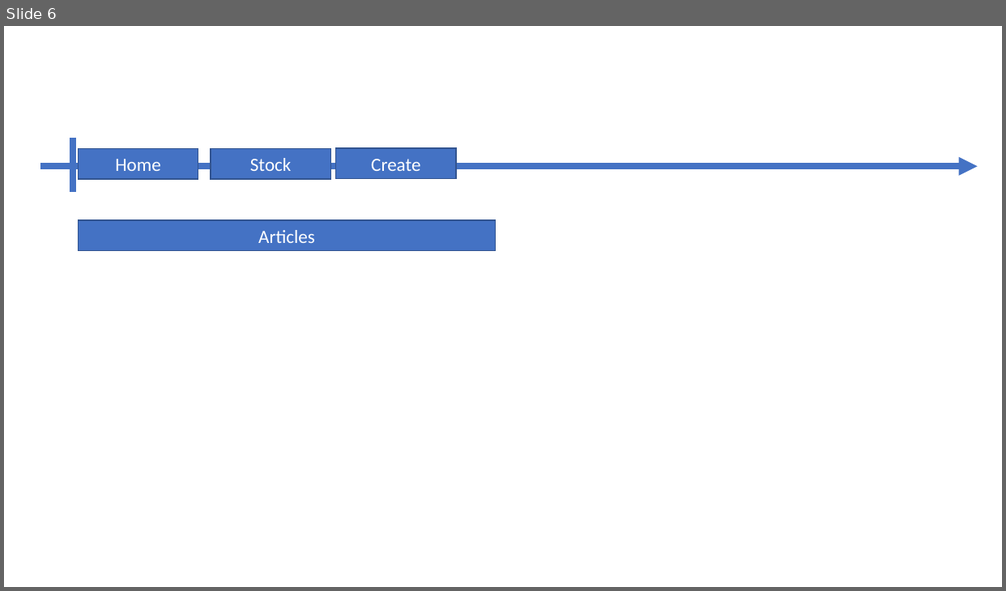
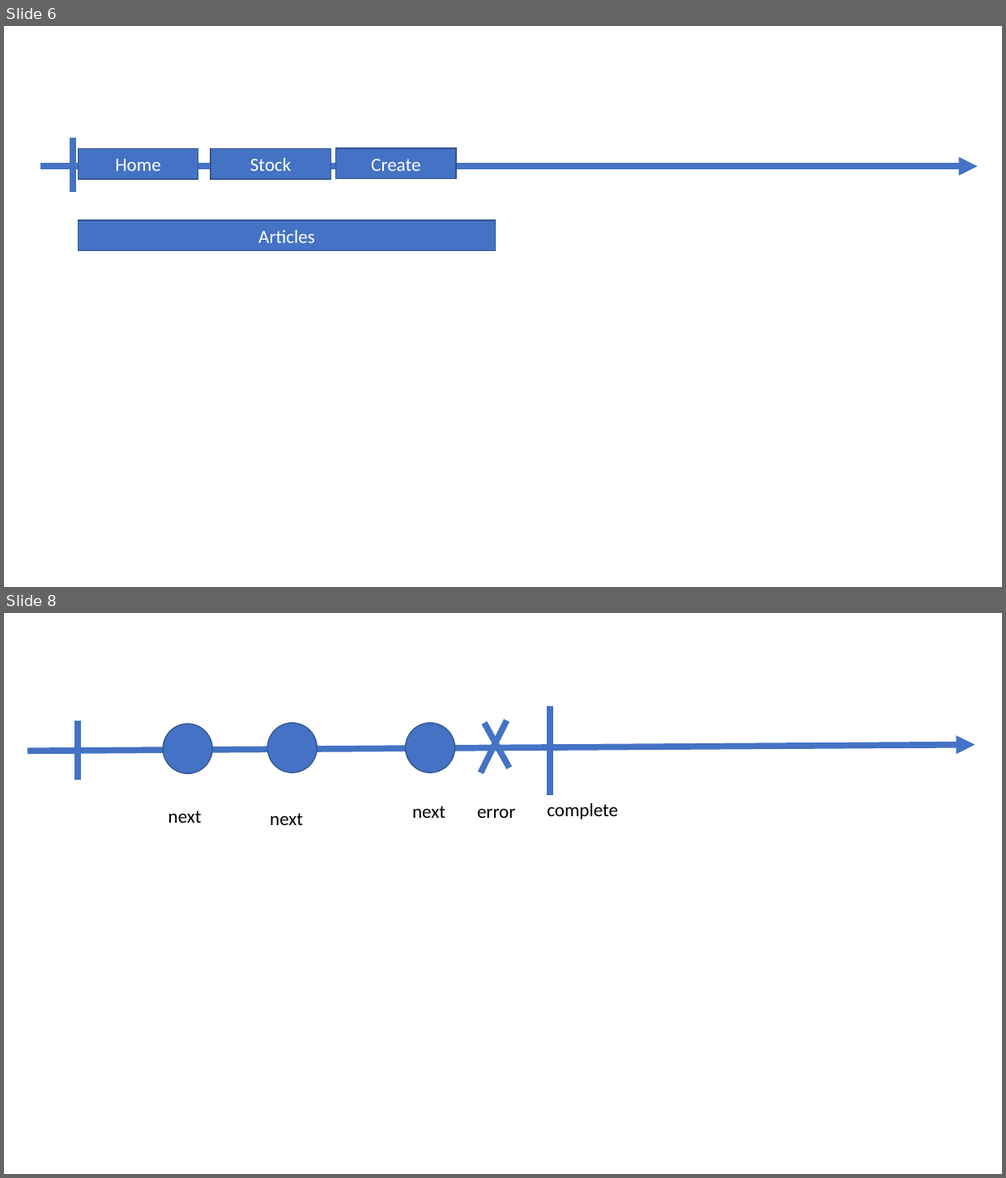
Before and after one commit to jlg-formation/njs-dec-2020, a slide deck: notes.pptx. Shown one above the other, each under a label of ours: slide 6 before the commit, slides 6 and 8 after it; the slides between them are not shown. The pictures are 1006x591 and 1006x1178 pixels, drawn with LibreOffice and Linux fonts; fonts in the diff are those of the drawing. Boxes give left, top, right and bottom in pixels: in the first picture for what was removed or moved away, otherwise in the second. Text is boxed around its words. In the diff, an @@ line names an element or a change of style, - is before the commit and + after.

```diff
--- a/notes.pptx
+++ b/notes.pptx
@@ slide 8 added at <box>4,613,1002,1174</box>, background #FFFFFF @@
@@ line added from (550, 707) to (550, 795), #4472C4 6 pt @@
@@ line added from (78, 721) to (78, 780), #4472C4 6 pt @@
@@ ellipse added at <box>163,724,212,774</box>, fill #4472C4, outline #325491 1 pt @@
@@ ellipse added at <box>267,723,317,773</box>, fill #4472C4, outline #325491 1 pt @@
@@ ellipse added at <box>405,723,454,773</box>, fill #4472C4, outline #325491 1 pt @@
@@ line added from (507, 721) to (481, 773), #4472C4 6 pt @@
@@ line added from (484, 723) to (509, 768), #4472C4 6 pt @@
@@ arrow added from (27, 751) to (975, 745), #4472C4 6 pt @@
@@ text added at <box>412,806,445,818</box>, 18 pt, text #000000 @@
+next
@@ text added at <box>547,803,618,820</box>, 18 pt, text #000000 @@
+complete
@@ text added at <box>168,811,202,823</box>, 18 pt, text #000000 @@
+next
@@ text added at <box>270,813,303,825</box>, 18 pt, text #000000 @@
+next
@@ text added at <box>477,808,515,818</box>, 18 pt, text #000000 @@
+error
```
Also in this commit, not shown: 1 other slide added.
